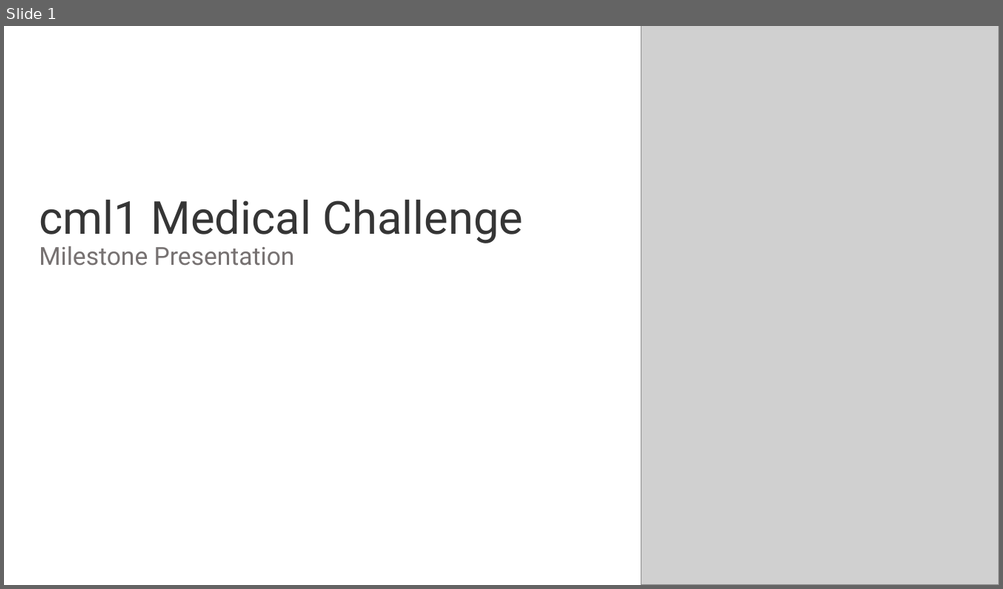
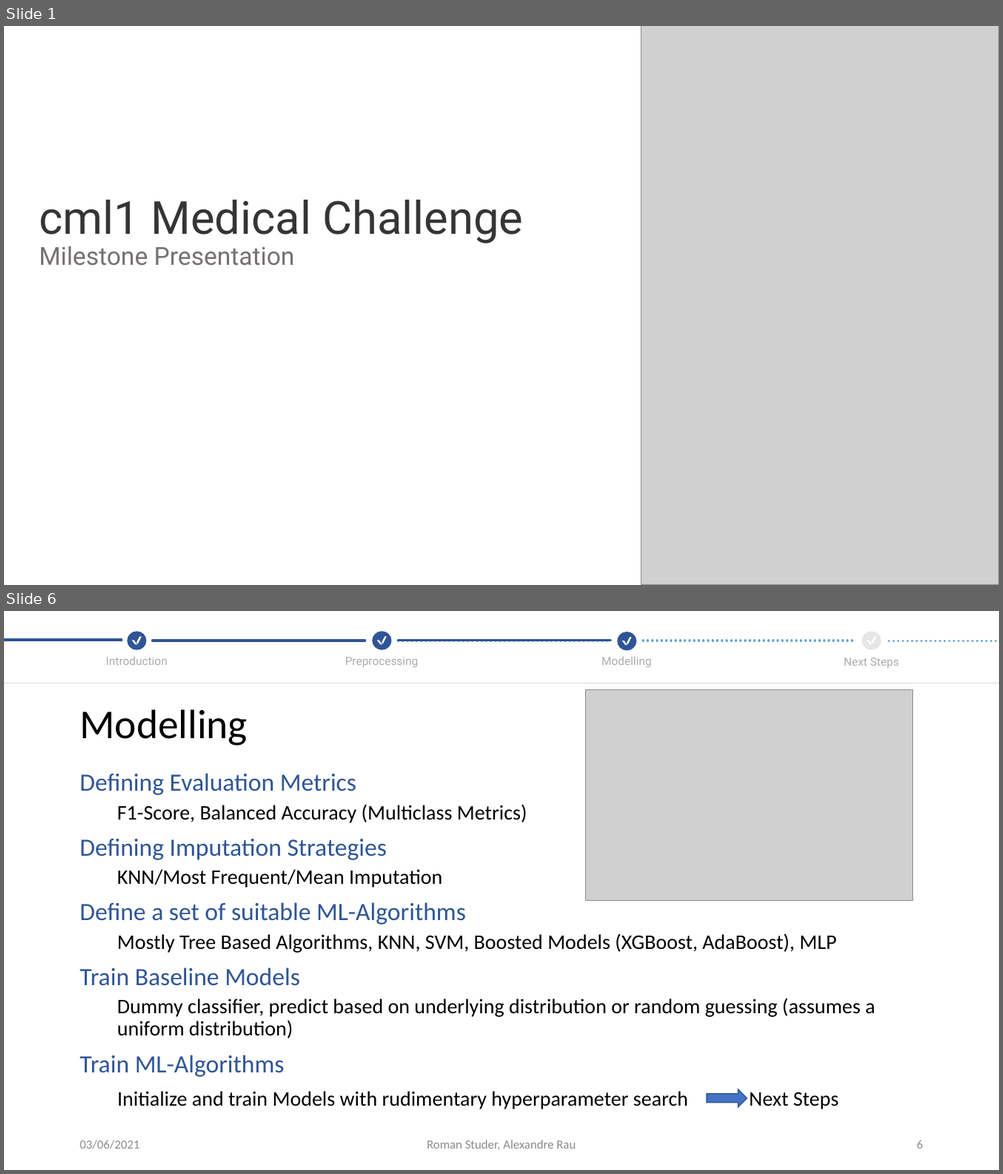
Before and after one commit to CrawTheOne/mirror_-fhnw_ds_fs2021_medical_challenge, a slide deck: presentation/Milestone_Presentation - Copy.pptx. Shown one above the other, each under a label of ours: slide 1 before the commit, slides 1 and 6 after it; the slides between them are not shown. The pictures are 1003x589 and 1003x1174 pixels, drawn with LibreOffice and Linux fonts; fonts in the diff are those of the drawing; grey boxes stand for pictures. Boxes give left, top, right and bottom in pixels: in the first picture for what was removed or moved away, otherwise in the second. Text is boxed around its words. In the diff, an @@ line names an element or a change of style, - is before the commit and + after.

```diff
--- a/presentation/Milestone_Presentation - Copy.pptx
+++ b/presentation/Milestone_Presentation - Copy.pptx
@@ slide 6 added at <box>4,611,999,1170</box>, background #FFFFFF @@
@@ freeform shape added at <box>127,631,147,649</box>, fill #2F5597 @@
@@ freeform shape added at <box>372,631,391,649</box>, fill #D0CECE @@
@@ freeform shape added at <box>372,631,391,649</box>, fill #2F5597 @@
@@ freeform shape added at <box>617,631,636,649</box>, fill #E7E6E6 @@
@@ freeform shape added at <box>617,632,637,650</box>, fill #2F5597 @@
@@ freeform shape added at <box>862,631,882,649</box>, fill #E7E6E6 @@
@@ line added from (4, 640) to (121, 640), #5B9BD5 2.25 pt dashed @@
@@ line added from (4, 640) to (121, 640), #2F5597 2.5 pt @@
@@ line added from (153, 641) to (365, 641), #5B9BD5 2.25 pt dashed @@
@@ line added from (153, 641) to (365, 641), #2F5597 2.5 pt @@
@@ line added from (398, 641) to (611, 641), #5B9BD5 2.25 pt dashed @@
@@ line added from (398, 640) to (611, 640), #2F5597 2.5 pt @@
@@ line added from (643, 641) to (855, 641), #5B9BD5 2.25 pt dashed @@
@@ line added from (889, 641) to (999, 641), #5B9BD5 2.25 pt dashed @@
@@ text added at <box>106,657,168,665</box>, 11 pt, text #AFABAB @@
+Introduction
@@ text added at <box>345,657,418,667</box>, 11 pt, text #AFABAB @@
+Preprocessing
@@ text added at <box>601,657,652,667</box>, 11 pt, text #AFABAB @@
+Modelling
@@ text added at <box>843,658,899,668</box>, 11 pt, text #AFABAB @@
+Next Steps
@@ line added from (4, 683) to (999, 683), #D9D9D9 0.5 pt @@
@@ picture added at <box>586,690,913,900</box> @@
@@ title added at <box>79,709,247,746</box>, 39.6 pt, text #000000 @@
+Modelling
@@ text added at <box>79,773,874,1110</box>, 20 pt, text #000000 @@
+Defining Evaluation Metrics
+  F1-Score, Balanced Accuracy (Multiclass Metrics)
+Defining Imputation Strategies
+  KNN/Most Frequent/Mean Imputation
+Define a set of suitable ML-Algorithms
+  Mostly Tree Based Algorithms, KNN, SVM, Boosted Models (XGBoost, AdaBoost), MLP
+Train Baseline Models
+  Dummy classifier, predict based on underlying distribution or random guessing (assumes a uniform distribution)
+Train ML-Algorithms
+Initialize and train Models with rudimentary hyperparameter search Next Steps
@@ right arrow added at <box>707,1090,747,1108</box>, fill #4472C4, outline #325491 1 pt @@
@@ text added at <box>79,1140,139,1150</box>, 12 pt, text #8C8C8C @@
+03/06/2021
@@ text added at <box>427,1140,575,1150</box>, 12 pt, text #8C8C8C @@
+Roman Studer, Alexandre Rau
@@ page number added at <box>916,1141,922,1149</box>, 12 pt, text #8C8C8C @@
+6
```
Also in this commit, not shown: 5 slides changed, 1 other slide added, 1 slide removed.
